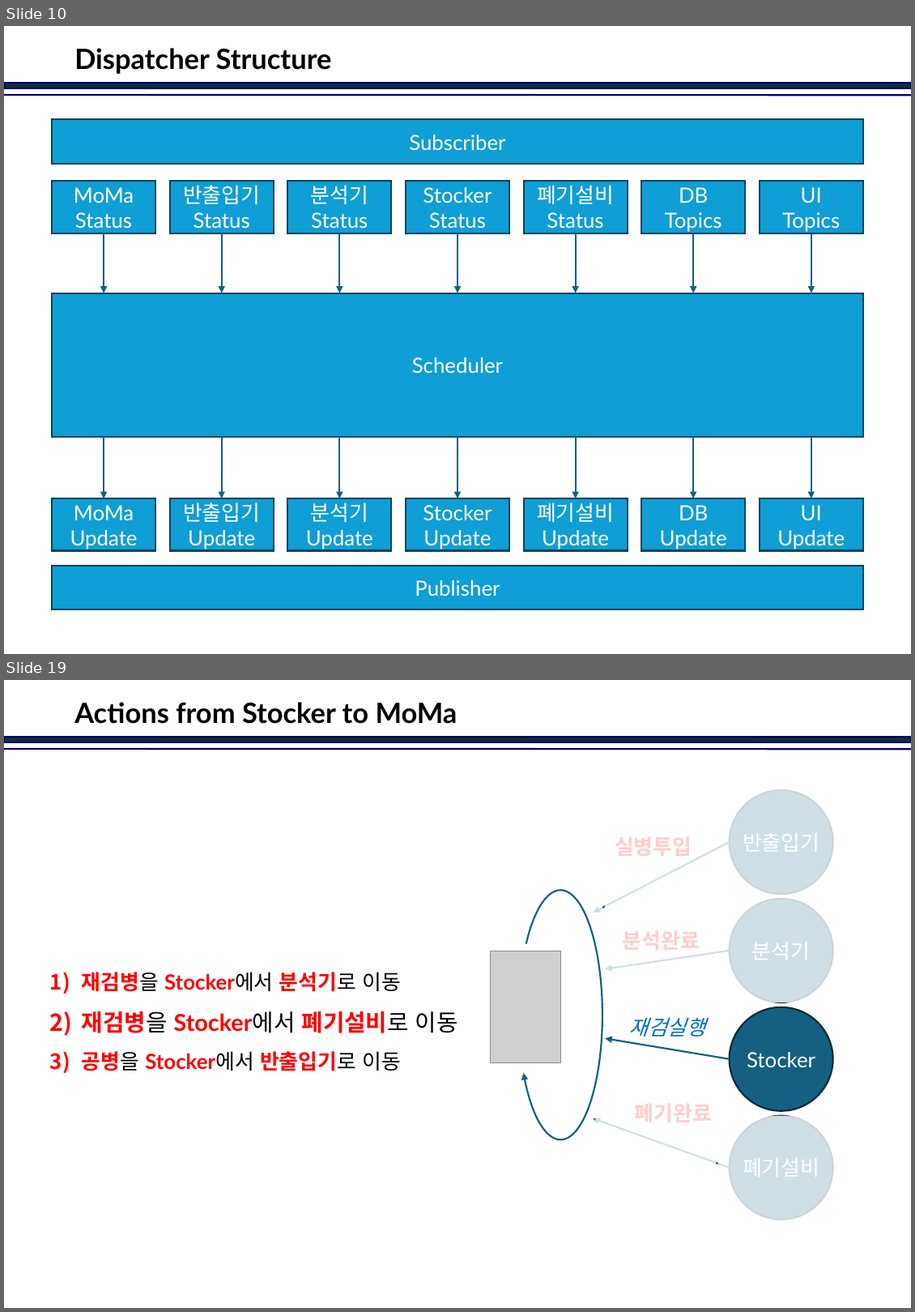
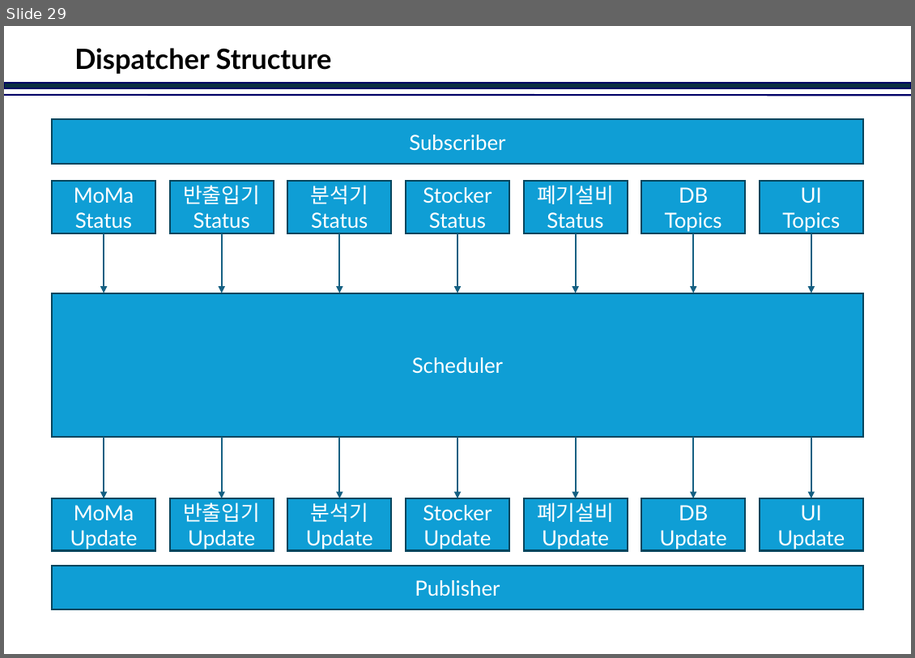
Before and after one commit to jinkabpark/SamickThk_Analysis, a slide deck: 허종원/Dispatcher in Action.pptx. Shown one above the other, each under a label of ours: slides 10 and 19 before the commit, slide 29 after it; the slides between them are not shown. The pictures are 915x1312 and 915x658 pixels, drawn with LibreOffice and Linux fonts; fonts in the diff are those of the drawing; grey boxes stand for pictures; background and template pictures are left out. Boxes give left, top, right and bottom in pixels: in the first picture for what was removed or moved away, otherwise in the second. Text is boxed around its words. In the diff, an @@ line names an element or a change of style, - is before the commit and + after.

```diff
--- a/허종원/Dispatcher in Action.pptx
+++ b/허종원/Dispatcher in Action.pptx
@@ slide 19 removed at <box>4,680,911,1308</box>, background #FFFFFF; not listed: 2 template elements that a slide beside it also shows @@
@@ title removed at <box>74,702,458,724</box> @@
-Actions from Stocker to MoMa
@@ rectangle removed at <box>606,780,846,1002</box> @@
@@ ellipse removed at <box>730,791,833,895</box> @@
-반출입기
@@ arrow removed from (730, 843) to (594, 912) @@
@@ text removed at <box>615,837,692,856</box> @@
-실병투입
@@ arc (boxed as its full ellipse) removed at <box>519,891,603,1140</box> @@
@@ rectangle removed at <box>594,887,603,926</box> @@
@@ ellipse removed at <box>730,899,833,1002</box> @@
-분석기
@@ text removed at <box>623,931,700,950</box> @@
-분석완료
@@ picture removed at <box>491,951,560,1064</box> @@
@@ arrow removed from (730, 951) to (606, 969) @@
@@ text removed at <box>82,972,458,1071</box> @@
-1) 재검병을 Stocker에서 분석기로 이동
-2) 재검병을 Stocker에서 폐기설비로 이동
-3) 공병을 Stocker에서 반출입기로 이동
@@ text removed at <box>629,1017,705,1036</box> @@
-재검실행
@@ ellipse removed at <box>730,1007,833,1112</box> @@
-Stocker
@@ arrow removed from (730, 1059) to (606, 1039) @@
@@ rectangle removed at <box>596,1096,717,1178</box> @@
@@ text removed at <box>635,1104,712,1122</box> @@
-폐기완료
@@ rectangle removed at <box>718,1116,846,1224</box> @@
@@ ellipse removed at <box>730,1116,833,1219</box> @@
-폐기설비
@@ arrow removed from (730, 1168) to (594, 1119) @@
@@ what was slide 10 is now slide 29 @@
```
Also in this commit, not shown: 7 other slides changed, 21 slides added, 15 other slides removed.
